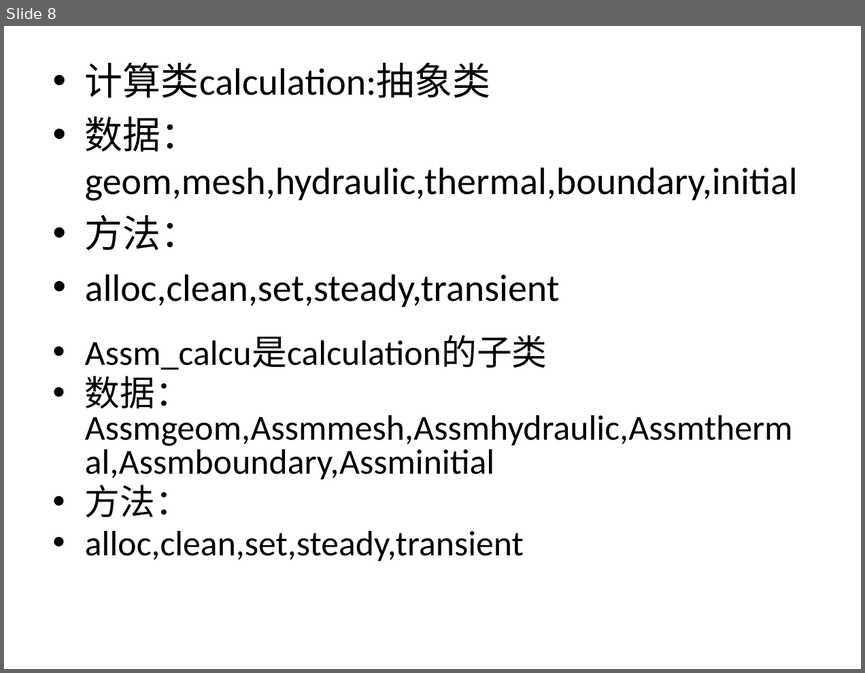
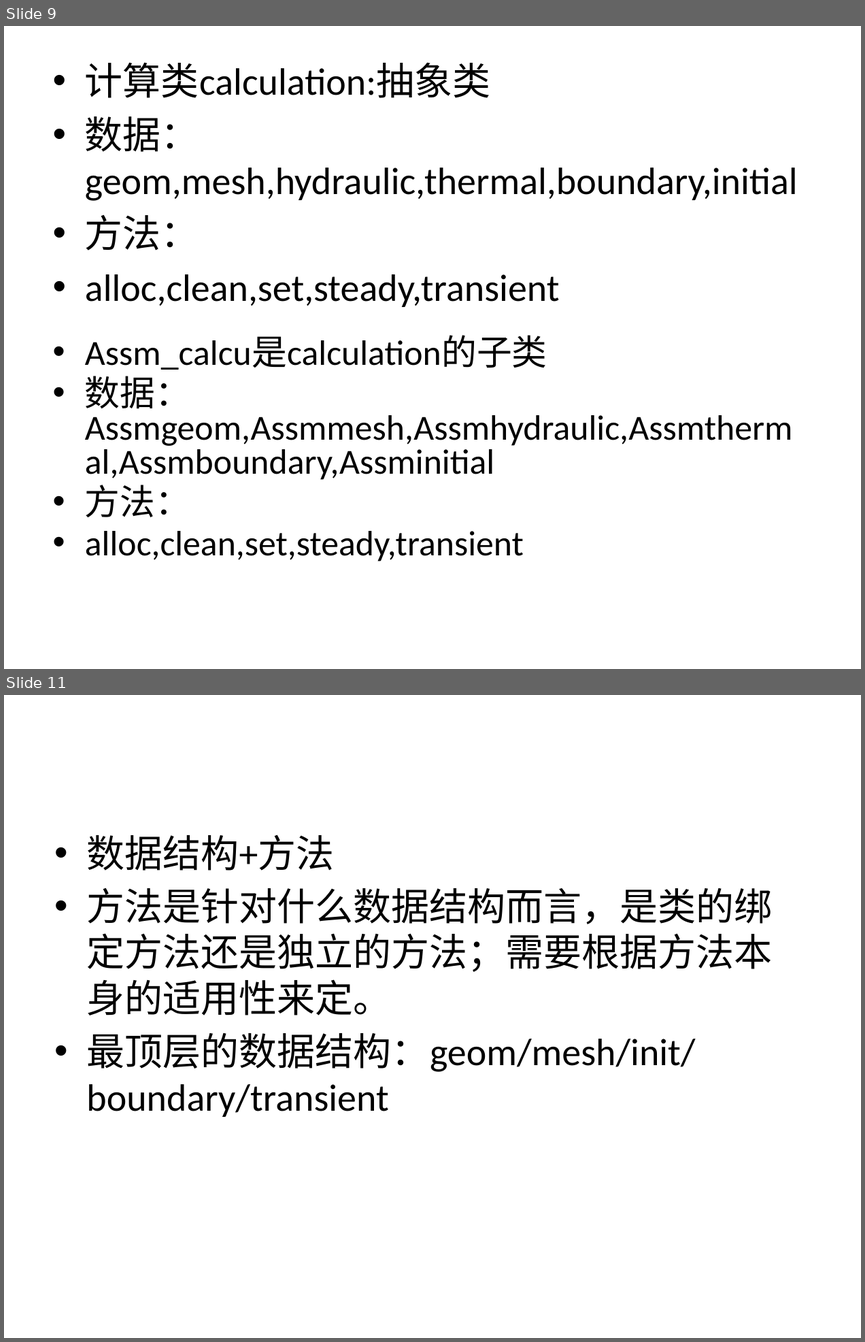
Before and after one commit to chenkangustc/assembly, a slide deck: assembly/debugassembly/book/程序框架.pptx. Shown one above the other, each under a label of ours: slide 8 before the commit, slides 9 and 11 after it; the slides between them are not shown. The pictures are 865x673 and 865x1342 pixels, drawn with LibreOffice and Linux fonts; fonts in the diff are those of the drawing. Boxes give left, top, right and bottom in pixels: in the first picture for what was removed or moved away, otherwise in the second. Text is boxed around its words. In the diff, an @@ line names an element or a change of style, - is before the commit and + after.

```diff
--- a/assembly/debugassembly/book/程序框架.pptx
+++ b/assembly/debugassembly/book/程序框架.pptx
@@ slide 11 added at box(4, 695, 861, 1338), background #C7EDCC @@
@@ text added at box(86, 834, 772, 1117), 32 pt, text #000000 @@
+• 数据结构+方法
+• 方法是针对什么数据结构而言，是类的绑定方法还是独立的方法；需要根据方法本身的适用性来定。
+• 最顶层的数据结构：geom/mesh/init/boundary/transient
@@ what was slide 8 is now slide 9 @@
```
Also in this commit, not shown: 1 slide changed, 2 other slides added, 36 other files.
